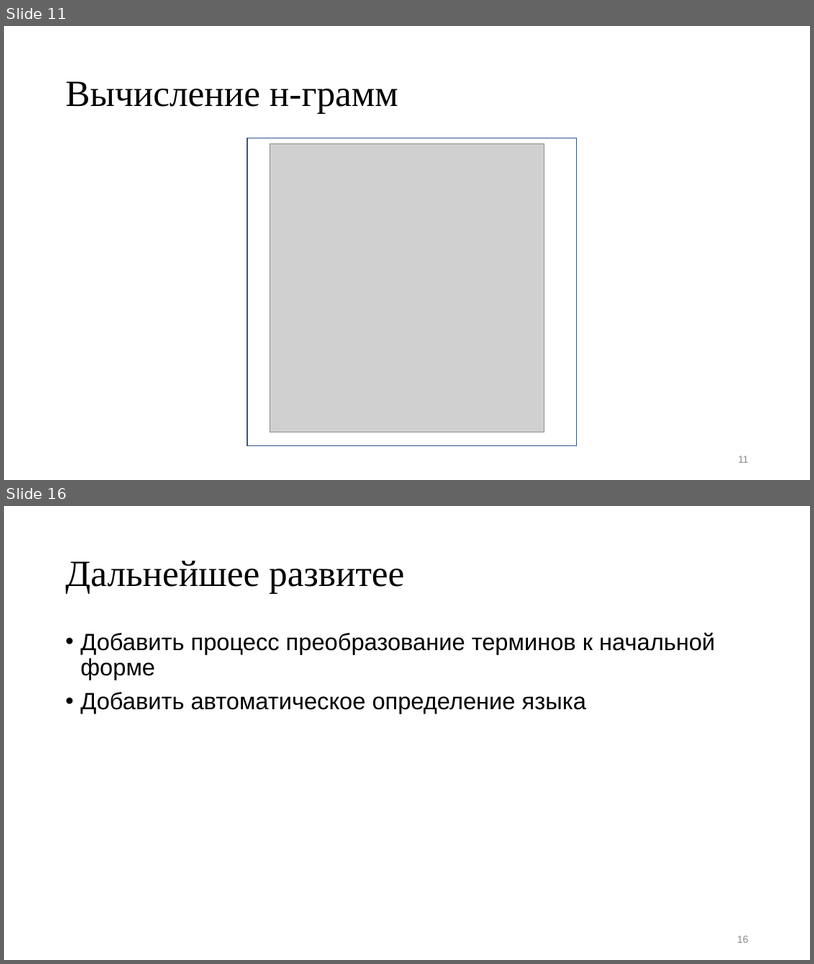
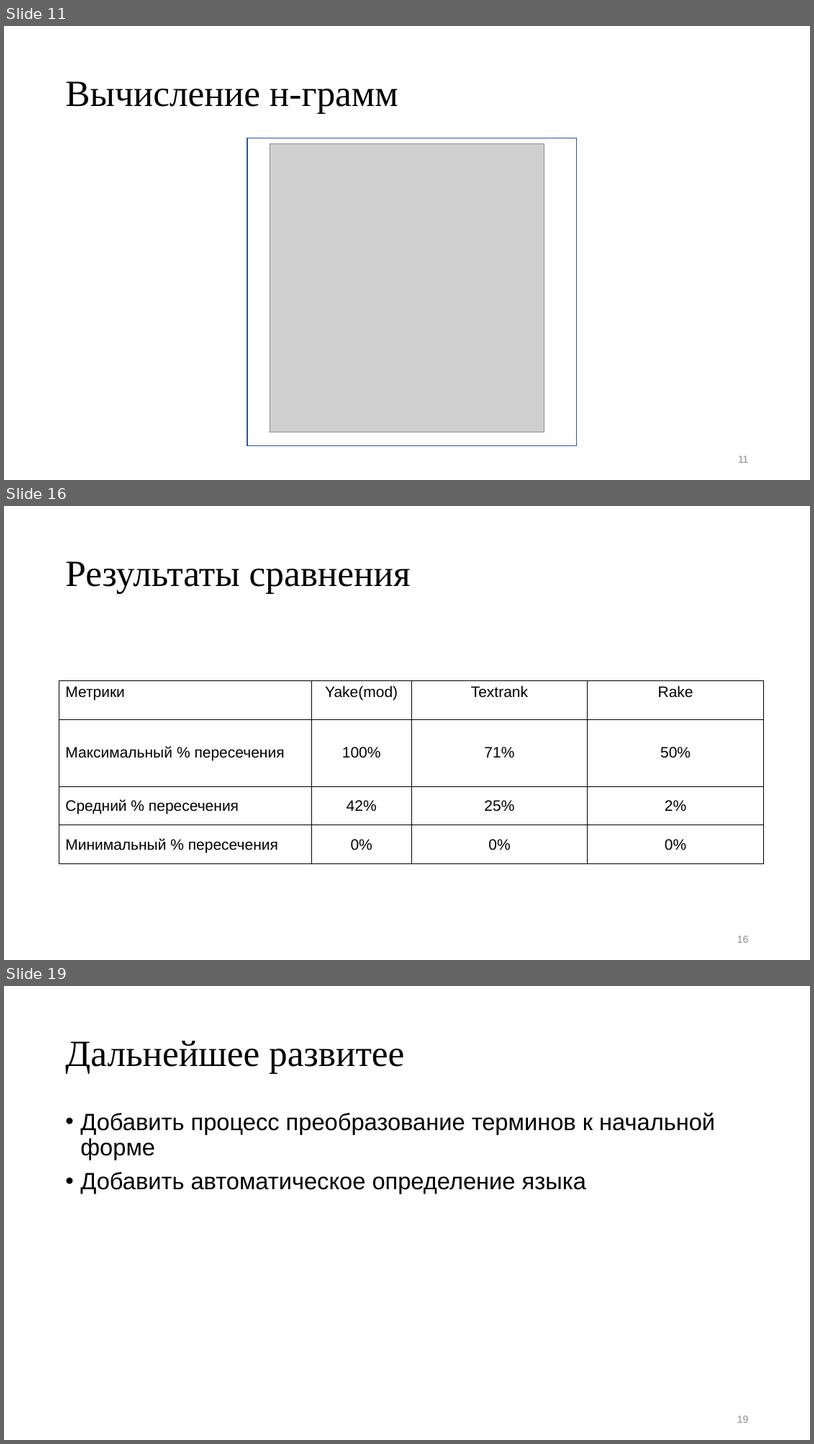
Before and after one commit to BroBezzubik/Diplome2021, a slide deck: Защита/Презентация1.pptx. Shown one above the other, each under a label of ours: slides 11 and 16 before the commit, slides 11, 16 and 19 after it; the slides between them are not shown. The pictures are 814x964 and 814x1444 pixels, drawn with LibreOffice and Linux fonts; fonts in the diff are those of the drawing; grey boxes stand for pictures. Boxes give left, top, right and bottom in pixels: in the first picture for what was removed or moved away, otherwise in the second. Text is boxed around its words. In the diff, an @@ line names an element or a change of style, - is before the commit and + after.

```diff
--- a/Защита/Презентация1.pptx
+++ b/Защита/Презентация1.pptx
@@ slide 16 added at <box>4,506,810,960</box>, background #FFFFFF @@
@@ title added at <box>65,561,411,593</box>, 44 pt, text #000000 @@
+Результаты сравнения
@@ table added at <box>59,681,764,864</box>, 4 rows, 4 columns @@
+Метрики | Yake(mod) | Textrank | Rake
+Максимальный % пересечения | 100% | 71% | 50%
+Средний % пересечения | 42% | 25% | 2%
+Минимальный % пересечения | 0% | 0% | 0%
@@ page number added at <box>738,935,749,942</box>, 12 pt, text #8C8C8C @@
+16
@@ what was slide 16 is now slide 19 @@
```
Also in this commit, not shown: 8 slides changed, 4 other slides added, 2 slides removed, 12 other files.
